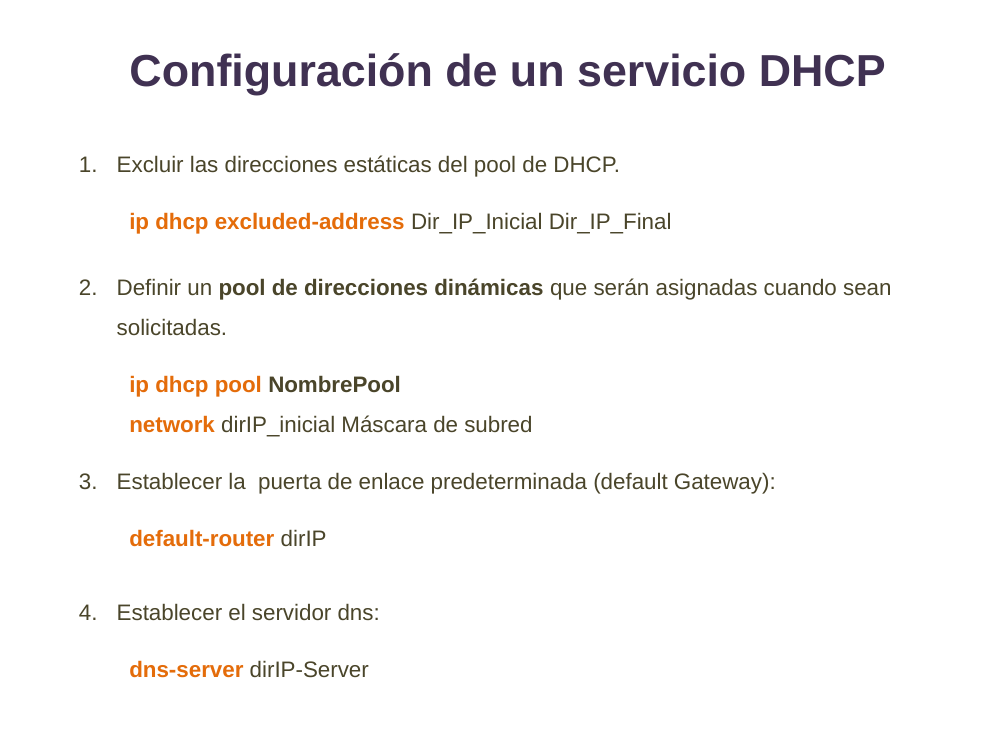
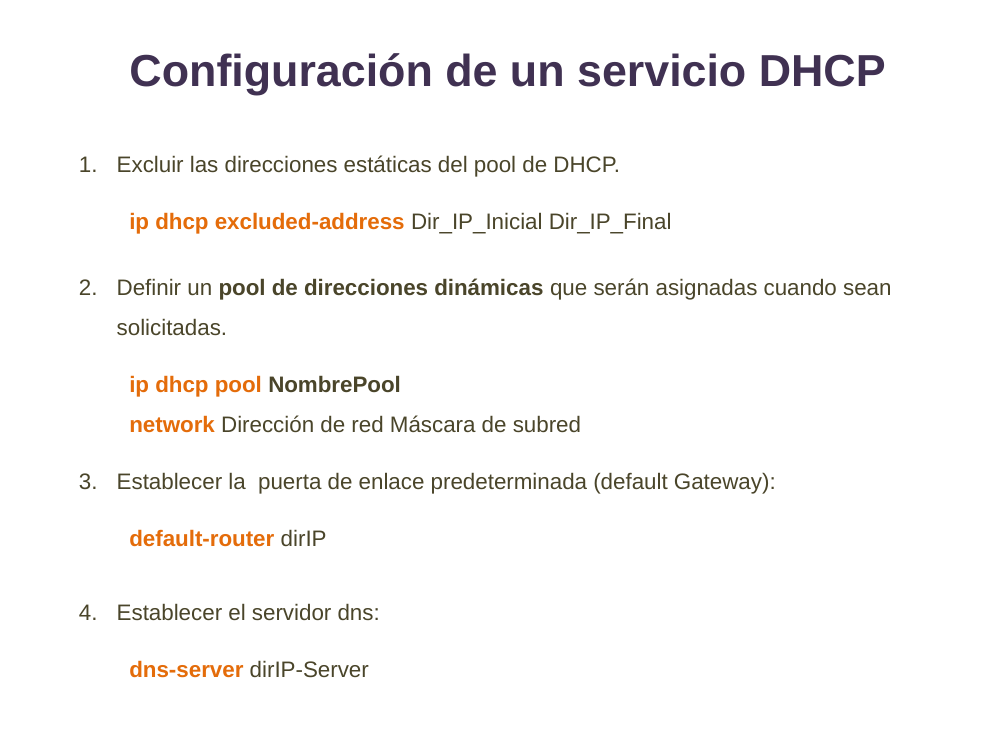
Before and after one commit to lizetheP/WAN, a slide deck: slide 5 of Calendario2024/Ejercicios/E14_NAT/Ejercicio14.pptx. Drawn at 1008x756 pixels with LibreOffice and Linux fonts; fonts in the diff are those of the drawing. Boxes give left, top, right and bottom in pixels: in the first picture for what was removed or moved away, otherwise in the second. Text is boxed around its words. In the diff, an @@ line names an element or a change of style, - is before the commit and + after.

```diff
--- a/Calendario2024/Ejercicios/E14_NAT/Ejercicio14.pptx
+++ b/Calendario2024/Ejercicios/E14_NAT/Ejercicio14.pptx
@@ text at [129,415,581,433]: text changed @@
-  network dirIP_inicial Máscara de subred
+  network Dirección de red Máscara de subred
```
Also in this commit, not shown: 2 other slides changed, 21 other files.
